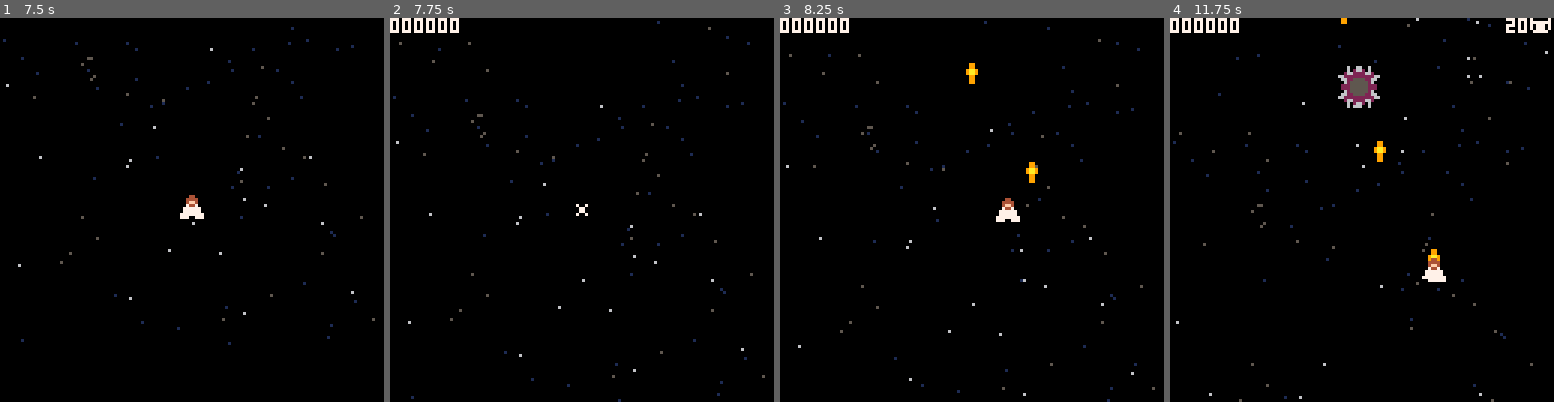
Above: before the commit, frames 1-4 (left to right).
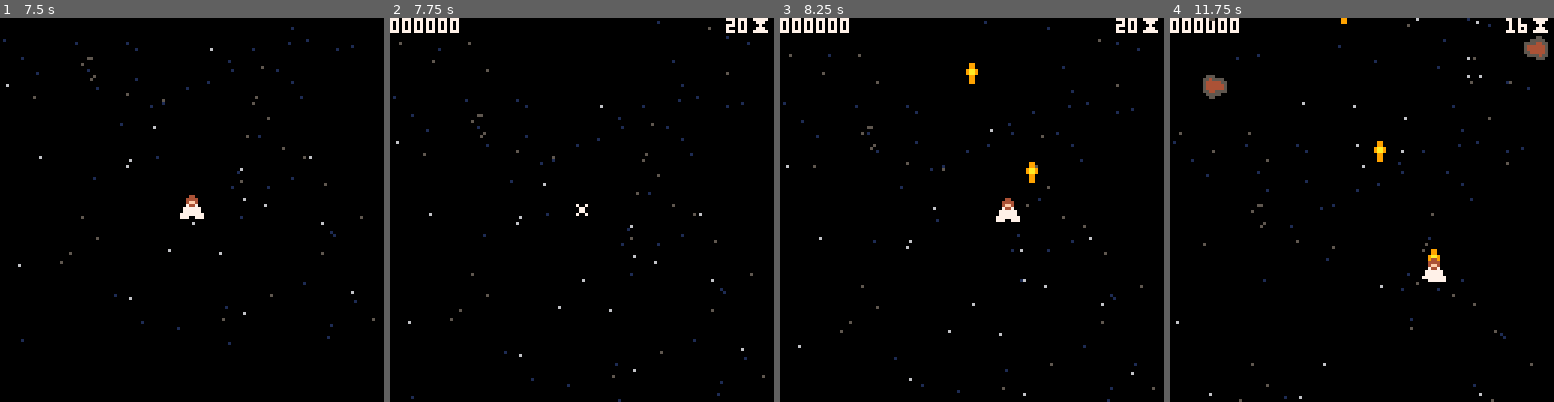
Above: after the commit, the same moments.

Repository: tech6hutch/holy-shmup
Game: PICO-8 cartridge comets.p8
Same seed, same stepped clock (60 frames per second), same inputs: the game is played once before the commit and once after it.
Inputs:
- Up to frame 1 (7.5 s): tap X (X key) at 0.33, 1.07, 1.85, 2.97, 4.08, 5.2, 6.32, 7.43 s; tap O (Z key) at 0.7, 1.7, 2.1, 2.5, 2.9, 3.3, 3.7, 4.1, 4.5, 4.9, 5.3, 5.7, 6.1, 6.5, 6.9, 7.3 s; hold Right 1.6-2.1 s; hold Up 2.15-2.42 s; hold Right 2.47-3.03 s; hold Left 3.08-3.58 s; hold Down 3.63-3.97 s; hold Right 4.02-4.68 s; hold Up 4.73-5.03 s; hold Left 5.08-5.68 s; hold Down 5.73-6.03 s; hold Right 6.08-6.58 s; hold Right 6.63-7.13 s; hold Up 7.18-7.45 s
- Up to frame 2 (7.75 s): hold Right from 7.5 s (still down); tap O (Z key) at 7.7 s
- Up to frame 3 (8.25 s): release Right at 8.07 s; tap O (Z key) at 8.1 s; hold Left from 8.12 s (still down)
- Up to frame 4 (11.75 s): tap O (Z key) every 0.4 s from 8.5 to 11.7 s; tap X (X key) at 8.55, 9.67, 10.78 s; release Left at 8.62 s; hold Down 8.67-9 s; hold Right 9.05-9.72 s; hold Up 9.77-10.07 s; hold Left 10.12-10.72 s; hold Down 10.77-11.07 s; hold Right 11.12-11.62 s

Frame 1 is identical in both runs. In frame 2, 0.2% of the frame differs, in the area x 87-99%, y 0-4%; in frame 3, 0.2%; in frame 4, 1.6%, in the area x 8-100%, y 0-24%.

Commit message:
increase hard mode boss health

Diff:
--- a/comets.p8
+++ b/comets.p8
@@ -117,7 +117,7 @@
 
 function init_game()
 	--level gets immediately incremented before we start.
-	_update,_draw,score,level=update_game,draw_game,0,8
+	_update,_draw,score,level=update_game,draw_game,0,0
 	local star_spawn_offset=0-(star_spawn_y or 0)
 	star_spawn_y=0
 	if stars then
@@ -277,6 +277,7 @@
 			__kind="boss",
 			spr=42, spr_layout="2x2",
 			hp=20, max_hp=20,
+			hard_mode_hp=66,
 			score=50,
 			invuln_time_on_hit=5,
 			ignore_damage=true,
@@ -555,7 +556,11 @@
 				if(enemy.init)enemy:init()
 				if hard_mode then
 					if(enemy.score)enemy.score*=2
-					enemy.hp=(enemy.hp or 1)+(boss and 10 or 1)
+					if enemy.hard_mode_hp then
+						enemy.hp=enemy.hard_mode_hp
+					else
+						enemy.hp=(enemy.hp or 1)+1
+					end
 					if(enemy.max_hp)enemy.max_hp=enemy.hp
 				end
 				entity_spawn_t=t+10+flr(rnd(20))
